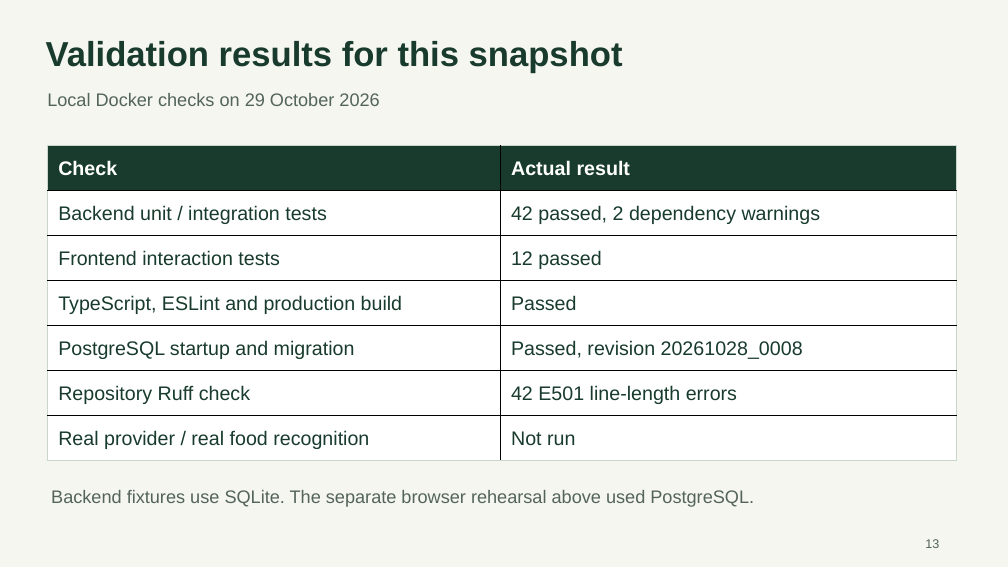
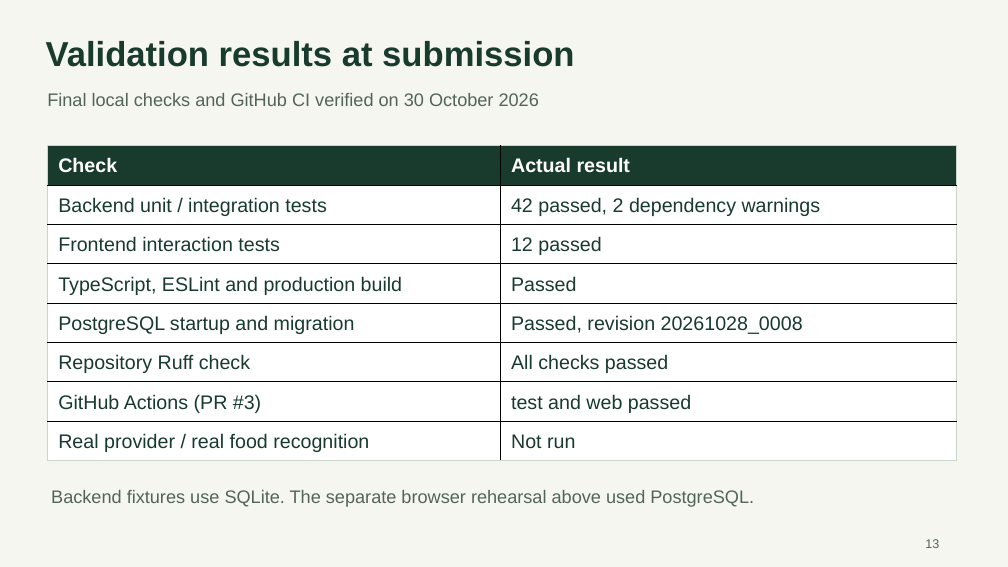
Before and after one commit to BoxiangZ/NourishLoop, a slide deck: slide 13 of submissions/week07/NourishLoop_W07_Midterm_Demo.pptx. Drawn at 1008x567 pixels with LibreOffice and Linux fonts; fonts in the diff are those of the drawing. Boxes give left, top, right and bottom in pixels: in the first picture for what was removed or moved away, otherwise in the second. Text is boxed around its words. In the diff, an @@ line names an element or a change of style, - is before the commit and + after.

```diff
--- a/submissions/week07/NourishLoop_W07_Midterm_Demo.pptx
+++ b/submissions/week07/NourishLoop_W07_Midterm_Demo.pptx
@@ text at (x1=46, y1=41, x2=574, y2=67): text changed @@
-Validation results for this snapshot
+Validation results at submission
@@ text at (x1=47, y1=93, x2=539, y2=106): text changed @@
-Local Docker checks on 29 October 2026
+Final local checks and GitHub CI verified on 30 October 2026
@@ table at (x1=47, y1=146, x2=957, y2=506) @@
-row 6: Repository Ruff check | 42 E501 line-length errors
+row 6: Repository Ruff check | All checks passed
+row 7: GitHub Actions (PR #3) | test and web passed
```
Also in this commit, not shown: 4 other slides changed, 4 other files.
